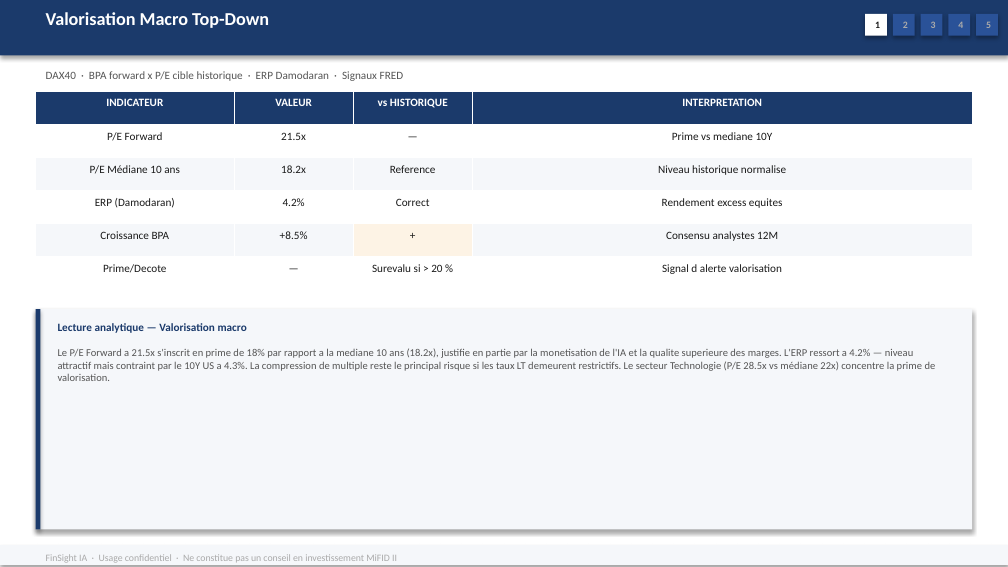
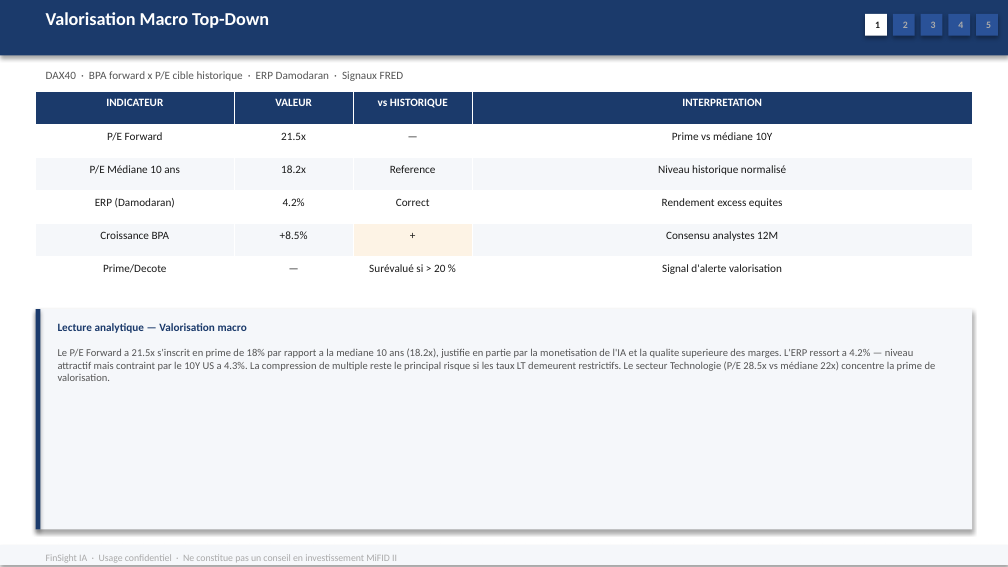
Before and after one commit to baptistejeh07-art/finsight-ia, a slide deck: slide 6 of preview/indice_DAX40/indice_DAX40.pptx. Drawn at 1008x567 pixels with LibreOffice and Linux fonts; fonts in the diff are those of the drawing. Boxes give left, top, right and bottom in pixels: in the first picture for what was removed or moved away, otherwise in the second. Text is boxed around its words. In the diff, an @@ line names an element or a change of style, - is before the commit and + after.

```diff
--- a/preview/indice_DAX40/indice_DAX40.pptx
+++ b/preview/indice_DAX40/indice_DAX40.pptx
@@ table at bbox=[35, 92, 972, 290] @@
-row 2, column 4: Prime vs mediane 10Y
+row 2, column 4: Prime vs médiane 10Y
-row 3, column 4: Niveau historique normalise
+row 3, column 4: Niveau historique normalisé
-row 6, column 3: Surevalu si > 20 %
+row 6, column 3: Surévalué si > 20 %
-row 6, column 4: Signal d alerte valorisation
+row 6, column 4: Signal d'alerte valorisation
```
Also in this commit, not shown: 3 other slides changed, 1 other file.
